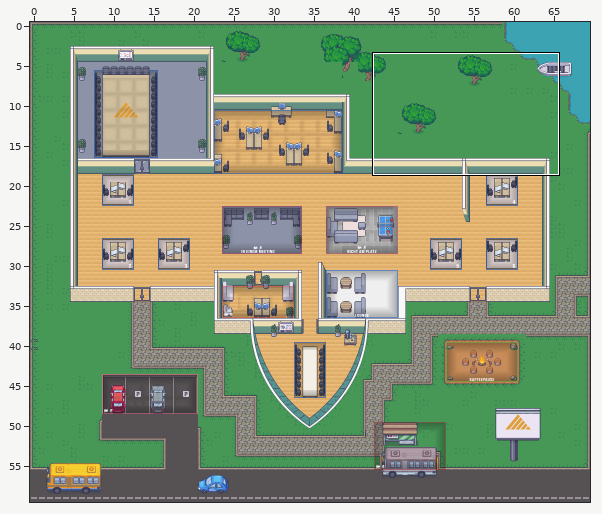
An edit to a level. Tiled map (JSON), map.tmj. The picture above shows the old version from afar; the outline marks the close-up.
Close-up. Earlier state:
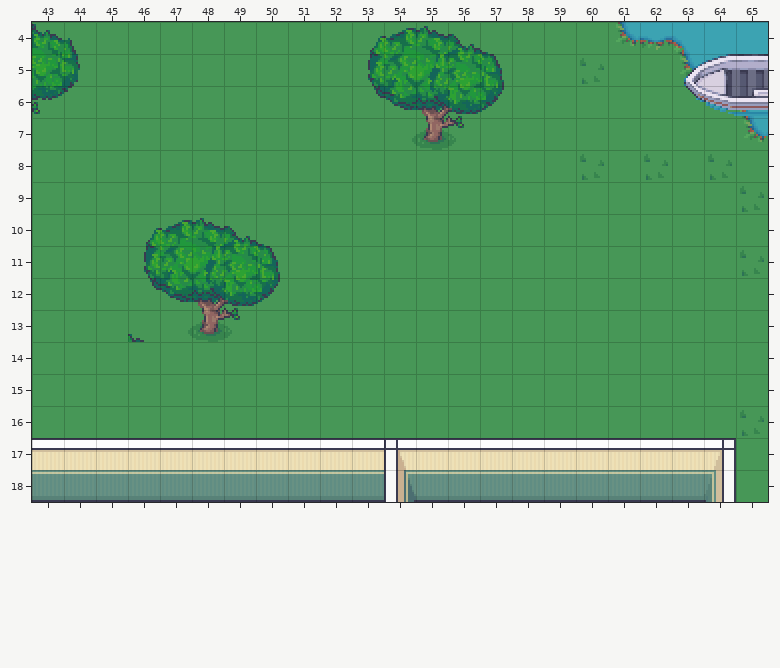
Cells are 32x32 px. Shown: x 43..65, y 4..18. The commit also changed other parts of the map, which this record leaves out.
And afterwards:
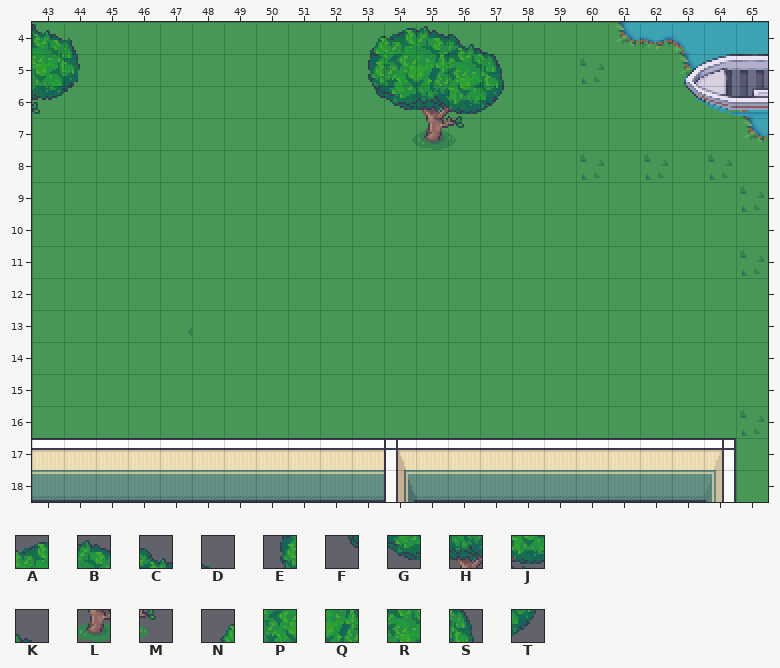
Key: from "Chunk 3": A 187, B 188, C 189, D 190, E 191, F 192, G 193, H 194, J 195, K 197, L 199, M 200, N 214, P 215, Q 216, R 217, S 218, T 219.
_ is an empty cell.
Change:
{"where": "layer \"Trees\""}
{"y":10,"x":46,"old":"NABCD","new":"_____"}
{"y":11,"x":46,"old":"EPQRS","new":"_____"}
{"y":12,"x":46,"old":"FGHJT","new":"_____"}
{"y":13,"x":46,"old":"K","new":"_"}
{"y":13,"x":48,"old":"LM","new":"__"}
